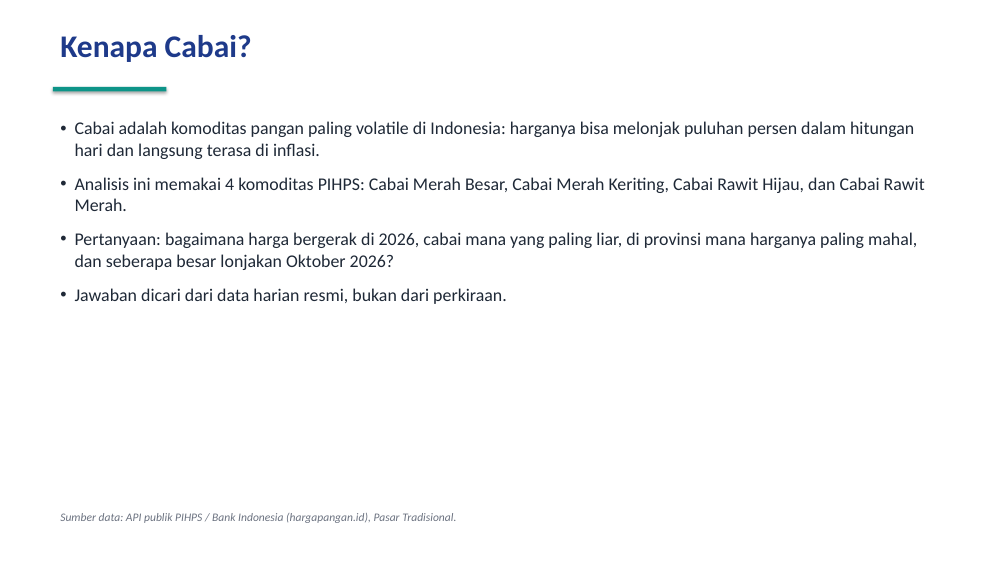
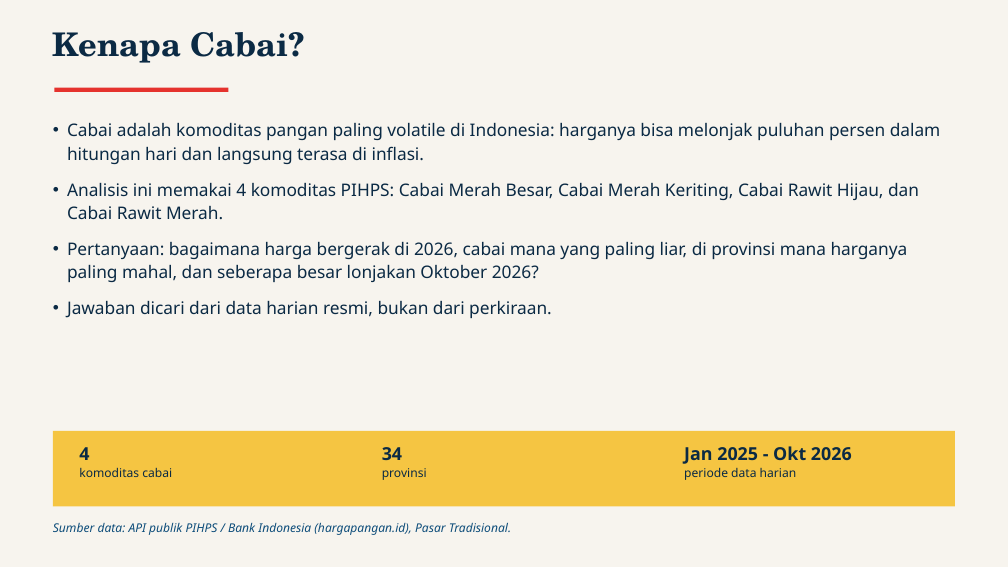
Before and after one commit to baghizash/harga-cabai-indonesia-2026, a slide deck: slide 2 of Portofolio-Analisis-Harga-Cabai.pptx. Drawn at 1008x567 pixels with LibreOffice and Linux fonts; fonts in the diff are those of the drawing. Boxes give left, top, right and bottom in pixels: in the first picture for what was removed or moved away, otherwise in the second. Text is boxed around its words. In the diff, an @@ line names an element or a change of style, - is before the commit and + after.

```diff
--- a/Portofolio-Analisis-Harga-Cabai.pptx
+++ b/Portofolio-Analisis-Harga-Cabai.pptx
@@ background #FFFFFF to #F7F4EE @@
@@ text "Kenapa Cabai?" at (53,32,304,63): size 30 to 31 pt, font Calibri to TeX Gyre Schola, text colour #1E3A8A to #0B2A44 @@
@@ rectangle: place and size @@
-rectangle at (53,87,166,91)
+rectangle at (54,88,228,92)
@@ rectangle at (54,88,228,92): fill #0D9488 to #E5322D; shadow off @@
@@ text "Cabai adalah komoditas pangan paling ..." at (67,122,941,318): size 17 to 16.5 pt, font Calibri to Noto Sans, text colour #1F2937 to #0B2A44; line spacing 1 to 1.12 @@
@@ rectangle added at (53,431,955,507), fill #F5C542 @@
@@ text added at (79,447,172,477), 11.5 pt, text #0B2A44 @@
+4
+komoditas cabai
@@ text added at (382,447,427,480), 11.5 pt, text #0B2A44 @@
+34
+provinsi
@@ text added at (684,446,852,480), 11.5 pt, text #0B2A44 @@
+Jan 2025 - Okt 2026
+periode data harian
@@ text "Sumber data: API publik PIHPS ...": place and size @@
-text "Sumber data: API publik PIHPS ..." at (60,513,456,523)
+text "Sumber data: API publik PIHPS ..." at (53,522,511,535)
@@ text "Sumber data: API publik PIHPS ..." at (53,522,511,535): size 11 to 11.5 pt, font Calibri to Noto Sans, text colour #6B7280 to #0E4D7A @@
```
Also in this commit, not shown: 9 other slides changed.
